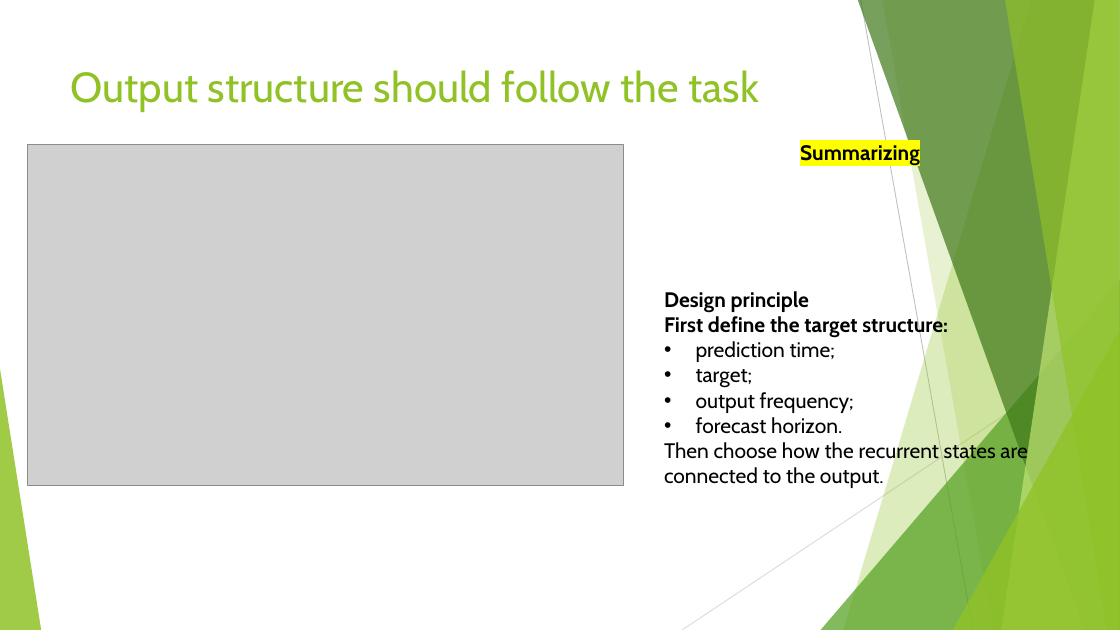
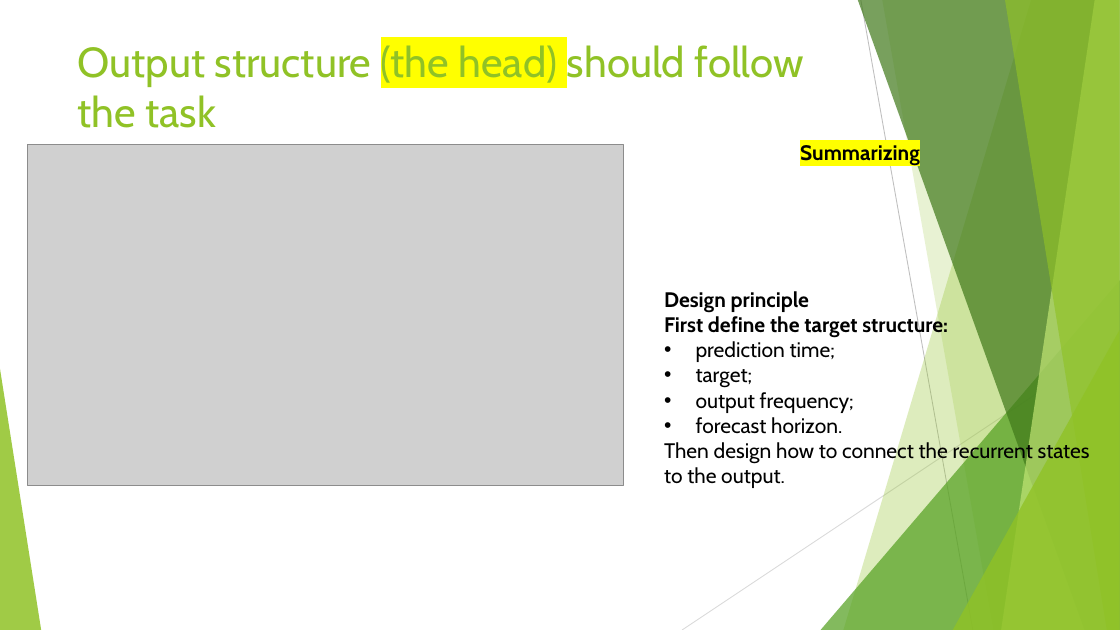
Before and after one commit to FranzGH/timeseries, a slide deck: slide 61 of Slides/04 Recurrent NNs.pptx (slide 60 before the commit). Drawn at 1120x630 pixels with LibreOffice and Linux fonts; fonts in the diff are those of the drawing; grey boxes stand for pictures. Boxes give left, top, right and bottom in pixels: in the first picture for what was removed or moved away, otherwise in the second. Text is boxed around its words. In the diff, an @@ line names an element or a change of style, - is before the commit and + after.

```diff
--- a/Slides/04 Recurrent NNs.pptx
+++ b/Slides/04 Recurrent NNs.pptx
@@ title at (x1=78, y1=45, x2=804, y2=128): text changed @@
-Output structure should follow the task
+Output structure (the head) should follow the task
@@ text at (x1=664, y1=440, x2=1090, y2=488): text changed @@
-Then choose how the recurrent states are connected to the output.
+Then design how to connect the recurrent states to the output.
```
Also in this commit, not shown: 23 other slides changed, 6 slides added, 16 slides removed, 12 other files.
